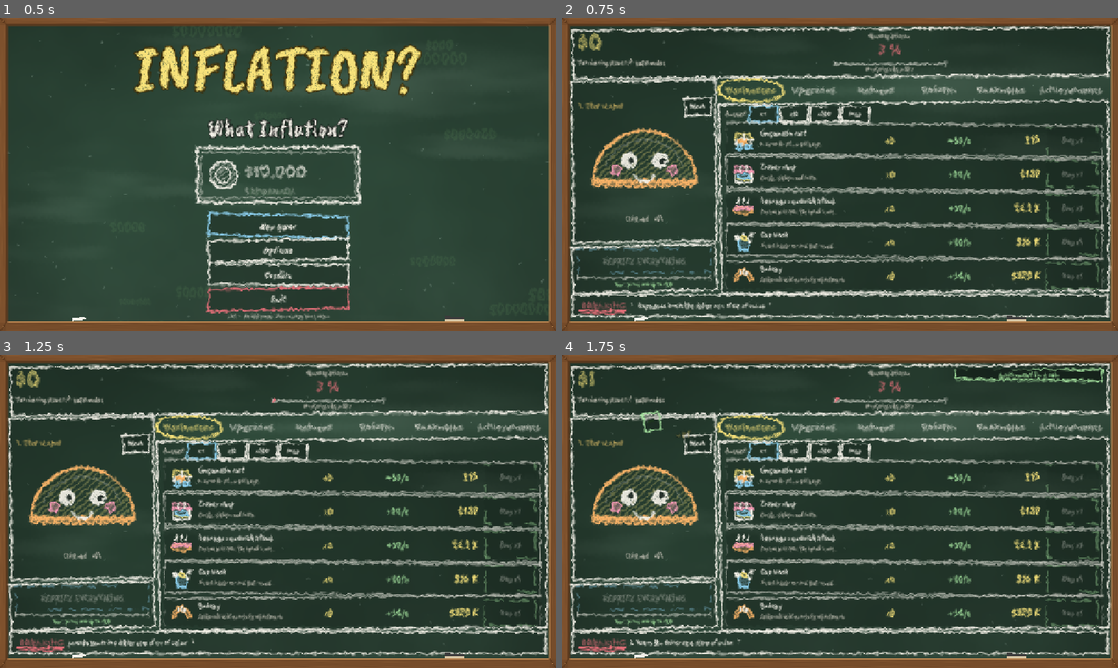
Above: before the commit, frames 1-4 (two rows, left to right).
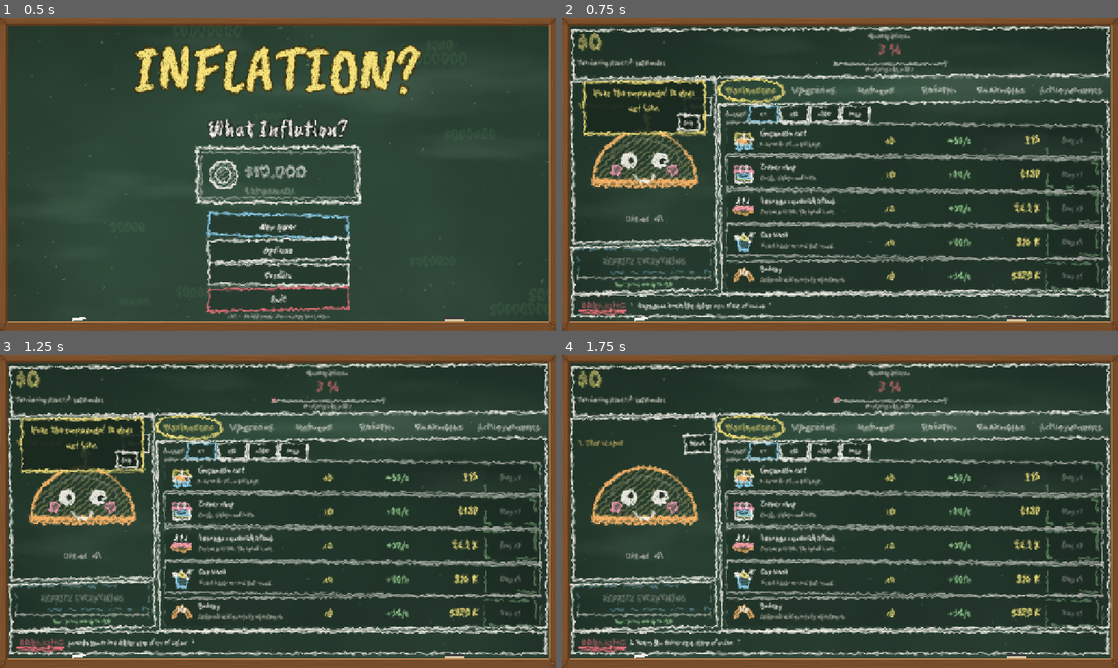
Above: after the commit, the same moments.

Repository: agusmoscato/INFLATION-What-Inflation-
Game: Godot game, scene res://scenes/Main.tscn
Two runs of this game, one before a commit and one after it. Both use one fixed random seed, a clock stepped at 60 frames per second and the inputs below.
Inputs (mouse positions are in pixels of both pictures, inside the frame that each line leads up to):
- Up to frame 1 (0.5 s): no input
- Up to frame 2 (0.75 s): click "New game" at 0.5 s
- Up to frame 3 (1.25 s): no input
- Up to frame 4 (1.75 s): click (689, 458) at 1.25 s, where only the run after the commit has a clickable "Skip"

Frame 1 is identical in both runs. In frame 2, 1.4% of the frame differs, in the area x 3-27%, y 19-38%; in frame 3, 1.4%; in frame 4, 0.8%.

Commit message:
Tutorial de tiza de los primeros 2 minutos (salteable, no vuelve a aparecer)
Co-Authored-By: Claude Sonnet 5.5 <noreply@anthropic.com>

Diff:
--- a/i18n/translations.csv
+++ b/i18n/translations.csv
@@ -88,3 +88,9 @@
 "ui.credits.continue","Seguir jugando","Keep playing"
 "ui.credits.menu","Menú principal","Main menu"
 "ui.ref.bonus","Cartera diversificada: %d/%d refugios con ahorros de al menos 2 min de ingresos  →  +%d %% de ingresos","Diversified portfolio: %d/%d refuges holding at least 2 min of income  →  +%d %% income"
+"tut.1","¡Tocá la empanada! No muerde.","Poke the empanada! It does not bite."
+"tut.2","Juntá $15 y comprá el carrito. Ya sos empresario.","Save $15 and buy the cart. You are a tycoon now."
+"tut.3","Mirá cómo sube todo. Menos tu sueldo.","Look how everything goes up. Except your pay."
+"tut.4","¡Remarcá antes de que te licúen!","Reprice before you get liquefied!"
+"tut.done","Listo: ya sos experto en perder plata.","Done: you are now an expert at losing money."
+"tut.skip","Saltear","Skip"
--- a/scripts/core/economy_logic.gd
+++ b/scripts/core/economy_logic.gd
@@ -713,3 +713,22 @@
 		"money_log10": ml if not is_inf(ml) else -1.0,
 		"power_log10": pl if not is_inf(pl) else -1.0,
 	}
+
+
+# =====================================================================
+#  Tutorial (los pasos se deducen del estado de la partida)
+# =====================================================================
+const TUTORIAL_STEPS: int = 4
+
+
+## 0 clic, 1 comprar el carrito, 2 mirar la inflación, 3 remarcar; TUTORIAL_STEPS = completado.
+static func tutorial_step(m: GameModel) -> int:
+	if m.clicks < 3:
+		return 0
+	if m.total_businesses() < 1:
+		return 1
+	if m.month_count < 1:
+		return 2
+	if m.remarks < 1:
+		return 3
+	return TUTORIAL_STEPS
--- a/scripts/core/settings.gd
+++ b/scripts/core/settings.gd
@@ -9,6 +9,7 @@
 static var language: String = ""
 static var notation: int = 0
 static var fullscreen: bool = false
+static var tutorial_done: bool = false
 
 
 static func load_settings() -> void:
@@ -18,6 +19,7 @@
 	music = float(cfg.get_value("audio", "music", 0.35)) if ok else 0.35
 	notation = int(cfg.get_value("game", "notation", 0)) if ok else 0
 	fullscreen = bool(cfg.get_value("display", "fullscreen", false)) if ok else false
+	tutorial_done = bool(cfg.get_value("game", "tutorial_done", false)) if ok else false
 	language = str(cfg.get_value("game", "language", "")) if ok else ""
 	if language == "":
 		language = "es" if OS.get_locale_language() == "es" else "en"
@@ -30,6 +32,7 @@
 	cfg.set_value("game", "notation", notation)
 	cfg.set_value("game", "language", language)
 	cfg.set_value("display", "fullscreen", fullscreen)
+	cfg.set_value("game", "tutorial_done", tutorial_done)
 	cfg.save(path)
 
 
--- a/scripts/ui/game_screen.gd
+++ b/scripts/ui/game_screen.gd
@@ -104,6 +104,7 @@
 	_last_era = gm().era
 	_select_tab(0)
 	_next_headline()
+	_start_tutorial()
 	Economy.running = true
 	_refresh_all()
 
@@ -1232,3 +1233,41 @@
 	p.color = Chalk.WHITE
 	parent.add_child(p)
 	get_tree().create_timer(1.6).timeout.connect(p.queue_free)
+
+
+# ---- tutorial de los primeros 2 minutos ----
+var _guide: TutorialGuide
+
+
+func _start_tutorial() -> void:
+	if Settings.tutorial_done:
+		return
+	if EconomyLogic.tutorial_step(gm()) >= EconomyLogic.TUTORIAL_STEPS or gm().era > 1:
+		Settings.tutorial_done = true
+		Settings.save_settings()
+		return
+	_guide = TutorialGuide.new(_tutorial_target)
+	_guide.finished.connect(_on_tutorial_finished)
+	fx_layer.add_child(_guide)
+
+
+func _tutorial_target(step: int) -> Control:
+	match step:
+		0:
+			return empanada
+		1:
+			return biz_rows[0]["btn"] if _tab == 0 else tab_buttons[0]
+		2:
+			return rate_label
+		_:
+			return remark_btn
+
+
+func _on_tutorial_finished(skipped: bool) -> void:
+	Settings.tutorial_done = true
+	Settings.save_settings()
+	if _guide != null:
+		_guide.queue_free()
+		_guide = null
+	if not skipped:
+		_toast(tr("tut.done"), UIKit.C_GOLD)
--- /dev/null
+++ b/scripts/ui/tutorial_guide.gd
@@ -0,0 +1,120 @@
+class_name TutorialGuide
+extends Control
+## Tutorial de los primeros 2 minutos: notitas de tiza con una flecha que señala qué tocar.
+## Pasos (se deducen del estado de la partida, así que son a prueba de saltos):
+##   0 clic en la empanada -> 1 comprar el carrito -> 2 mirar la inflación -> 3 remarcar -> listo.
+
+signal finished(skipped: bool)
+
+const STEPS: int = EconomyLogic.TUTORIAL_STEPS
+
+var _target_fn: Callable            ## (step:int) -> Control a señalar
+var _note: PanelContainer
+var _label: Label
+var _skip: Button
+var _step: int = -1
+var _t: float = 0.0
+var _arrow_from: Vector2 = Vector2.ZERO
+var _arrow_to: Vector2 = Vector2.ZERO
+var _show_arrow: bool = false
+
+
+
+
+func _init(target_fn: Callable = Callable()) -> void:
+	_target_fn = target_fn
+	mouse_filter = Control.MOUSE_FILTER_IGNORE
+
+
+func _ready() -> void:
+	set_anchors_and_offsets_preset(Control.PRESET_FULL_RECT)
+	_note = PanelContainer.new()
+	_note.mouse_filter = Control.MOUSE_FILTER_IGNORE
+	var st: ChalkStyle = UIKit.chalk_box(Chalk.YELLOW, Color(0.1, 0.16, 0.12, 0.92), 2.6)
+	st.content_margin_left = 14.0
+	st.content_margin_right = 14.0
+	st.content_margin_top = 8.0
+	st.content_margin_bottom = 8.0
+	_note.add_theme_stylebox_override("panel", st)
+	var v: VBoxContainer = VBoxContainer.new()
+	v.add_theme_constant_override("separation", 2)
+	_note.add_child(v)
+	_label = UIKit.label("", 20, Chalk.YELLOW, HORIZONTAL_ALIGNMENT_CENTER)
+	_label.autowrap_mode = TextServer.AUTOWRAP_WORD_SMART
+	_label.custom_minimum_size = Vector2(250, 0)
+	v.add_child(_label)
+	_skip = Button.new()
+	_skip.text = tr("tut.skip")
+	UIKit.style_button(_skip, UIKit.C_PANEL2, 13)
+	_skip.pressed.connect(func() -> void: finished.emit(true))
+	var row: HBoxContainer = HBoxContainer.new()
+	row.alignment = BoxContainer.ALIGNMENT_END
+	row.add_child(_skip)
+	v.add_child(row)
+	add_child(_note)
+
+
+func _process(delta: float) -> void:
+	_t += delta
+	var step: int = EconomyLogic.tutorial_step(GameState.m)
+	if step >= STEPS:
+		finished.emit(false)
+		return
+	if step != _step:
+		_step = step
+		_label.text = tr("tut.%d" % (step + 1))
+		_note.reset_size()
+		Chalk.pop(_note, 1.12, 0.4)
+	var target: Control = _target_fn.call(step) if _target_fn.is_valid() else null
+	if target == null or not target.is_visible_in_tree():
+		_note.visible = false
+		_show_arrow = false
+		queue_redraw()
+		return
+	_note.visible = true
+	var r: Rect2 = target.get_global_rect()
+	var ns: Vector2 = _note.size
+	var vp: Vector2 = get_viewport_rect().size
+	var pos: Vector2
+	match step:
+		0:
+			pos = Vector2(r.get_center().x - ns.x / 2.0, r.position.y - ns.y + 40.0)
+		1:
+			pos = Vector2(r.position.x - ns.x - 70.0, r.position.y - ns.y - 24.0)
+		2:
+			pos = Vector2(r.get_center().x - ns.x / 2.0, r.end.y + 56.0)
+		_:
+			pos = Vector2(r.get_center().x - ns.x / 2.0, r.position.y - ns.y - 56.0)
+	pos.x = clampf(pos.x, 8.0, vp.x - ns.x - 8.0)
+	pos.y = clampf(pos.y, 8.0, vp.y - ns.y - 8.0)
+	_note.position = pos
+	# flecha de la nota al objetivo
+	var nc: Rect2 = Rect2(pos, ns)
+	var tc: Vector2 = r.get_center()
+	_arrow_from = Vector2(clampf(tc.x, nc.position.x + 20.0, nc.end.x - 20.0), nc.get_center().y)
+	if tc.y > nc.get_center().y:
+		_arrow_from.y = nc.end.y
+	else:
+		_arrow_from.y = nc.position.y
+	var bob: float = sin(_t * 6.0) * 5.0
+	var dir: Vector2 = (tc - _arrow_from).normalized()
+	_arrow_to = tc - dir * (minf(r.size.x, r.size.y) * 0.5 + 8.0) + dir * bob
+	_show_arrow = true
+	queue_redraw()
+
+
+func _draw() -> void:
+	if not _show_arrow:
+		return
+	var a: Vector2 = _arrow_from
+	var b: Vector2 = _arrow_to
+	var mid: Vector2 = (a + b) / 2.0 + Vector2(-(b - a).y, (b - a).x).normalized() * 18.0
+	var pts: PackedVector2Array = PackedVector2Array()
+	for i in range(13):
+		var t: float = float(i) / 12.0
+		pts.append(a.lerp(mid, t).lerp(mid.lerp(b, t), t))
+	draw_polyline(pts, Chalk.YELLOW, 4.0, true)
+	var d: Vector2 = (b - pts[pts.size() - 2]).normalized()
+	var n: Vector2 = Vector2(-d.y, d.x)
+	draw_line(b, b - d * 18.0 + n * 10.0, Chalk.YELLOW, 4.0, true)
+	draw_line(b, b - d * 18.0 - n * 10.0, Chalk.YELLOW, 4.0, true)
--- a/tests/screenshot_tour.gd
+++ b/tests/screenshot_tour.gd
@@ -39,6 +39,7 @@
 	tag = "%dx%d" % [sz.x, sz.y]
 	steps = [
 		["menu", _menu],
+		["00_tutorial", _tut],
 		["01_juego_era1", _early],
 		["02_negocios_era3", _mid],
 		["02b_remarcando", _remark],
@@ -86,7 +87,13 @@
 	pass
 
 
+func _tut() -> void:
+	Settings.tutorial_done = false
+	main.start_game(false)
+
+
 func _early() -> void:
+	Settings.tutorial_done = false
 	Settings.language = "es"
 	Settings.apply()
 	main.start_game(false)
--- a/tests/suites/test_economy.gd
+++ b/tests/suites/test_economy.gd
@@ -137,3 +137,17 @@
 	EconomyLogic.refuge_buy(m13, "gold", BigNumber.from_float(1.0))
 	EconomyLogic.ensure_fresh(m13)
 	t.near(m13.refuge_mult, 1.0, "ahorros mínimos no dan bono")
+	# tutorial: los pasos se deducen del estado de la partida
+	var mt: GameModel = _fresh()
+	t.eq(EconomyLogic.tutorial_step(mt), 0, "tutorial: empieza por el clic")
+	for i in range(3):
+		EconomyLogic.do_click(mt)
+	t.eq(EconomyLogic.tutorial_step(mt), 1, "tutorial: luego comprar el carrito")
+	mt.money = BigNumber.from_float(100.0)
+	EconomyLogic.buy_business(mt, "empanadas", 1)
+	t.eq(EconomyLogic.tutorial_step(mt), 2, "tutorial: luego mirar la inflación")
+	EconomyLogic.month_end(mt)
+	t.eq(EconomyLogic.tutorial_step(mt), 3, "tutorial: luego remarcar")
+	mt.remark_window = 5.0
+	EconomyLogic.remark(mt, true)
+	t.eq(EconomyLogic.tutorial_step(mt), EconomyLogic.TUTORIAL_STEPS, "tutorial: completado")
Not shown, added: scripts/ui/tutorial_guide.gd.uid
